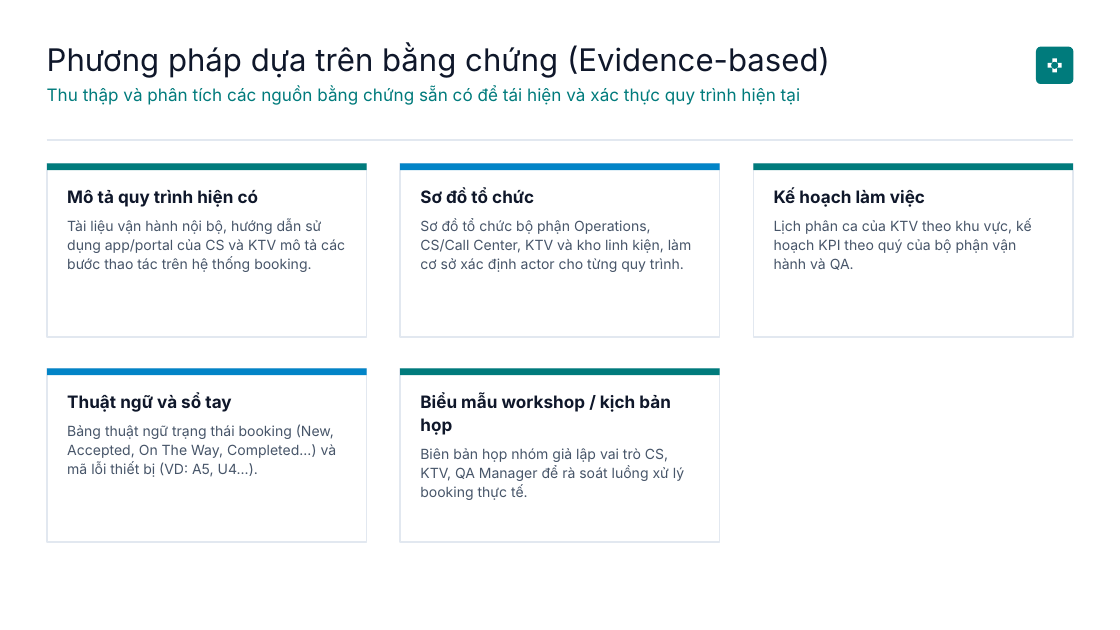
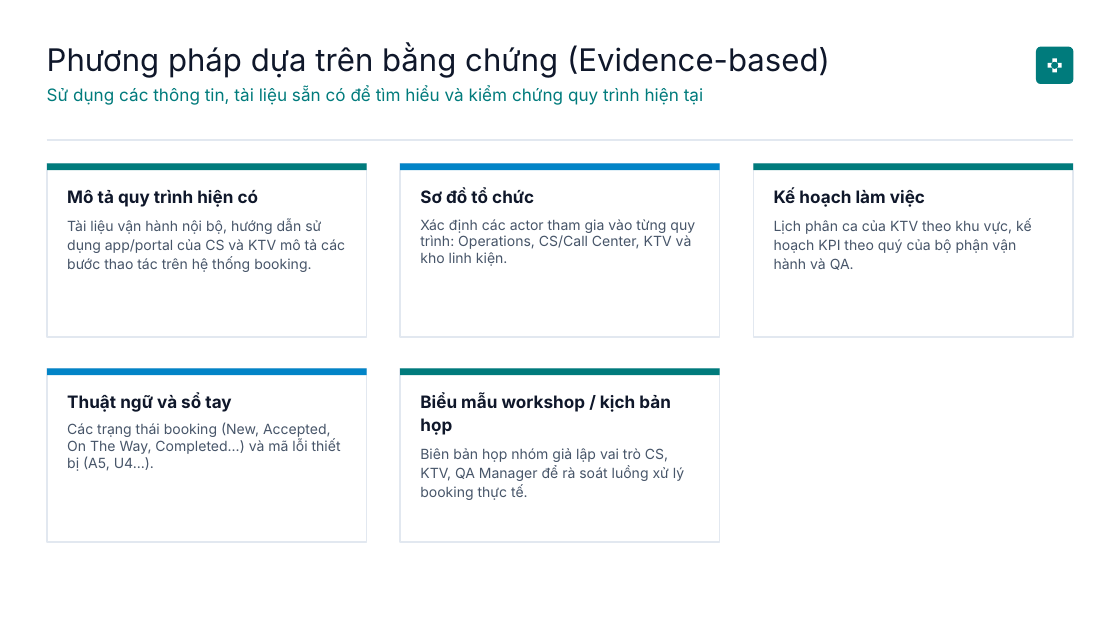
Before and after one commit to ichiroobean/He-thong-quan-ly-quy-trinh-nghiep-vu-nhom-96, a slide deck: slide 16 of Báo cáo Đặt lịch Sửa chữa_ Phân tích & Mô hình hóa Quy trình Nghiệp vụ (Nhóm 14).pptx. Drawn at 1120x630 pixels with LibreOffice and Linux fonts; fonts in the diff are those of the drawing. Boxes give left, top, right and bottom in pixels: in the first picture for what was removed or moved away, otherwise in the second. Text is boxed around its words. In the diff, an @@ line names an element or a change of style, - is before the commit and + after.

Commit message:
modify: Phương pháp thực hiện part

```diff
--- a/Báo cáo Đặt lịch Sửa chữa_ Phân tích & Mô hình hóa Quy trình Nghiệp vụ (Nhóm 14).pptx
+++ b/Báo cáo Đặt lịch Sửa chữa_ Phân tích & Mô hình hóa Quy trình Nghiệp vụ (Nhóm 14).pptx
@@ text at [47,87,703,105]: text changed @@
-Thu thập và phân tích các nguồn bằng chứng sẵn có để tái hiện và xác thực quy trình hiện tại
+Sử dụng các thông tin, tài liệu sẵn có để tìm hiểu và kiểm chứng quy trình hiện tại
@@ text at [420,219,695,266]: text changed @@
-Sơ đồ tổ chức bộ phận Operations, CS/Call Center, KTV và kho linh kiện, làm cơ sở xác định actor cho từng quy trình.
+Xác định các actor tham gia vào từng quy trình: Operations, CS/Call Center, KTV và kho linh kiện.
@@ text at [67,422,341,471]: text changed @@
-Bảng thuật ngữ trạng thái booking (New, Accepted, On The Way, Completed...) và mã lỗi thiết bị (VD: A5, U4...).
+Các trạng thái booking (New, Accepted, On The Way, Completed...) và mã lỗi thiết bị (A5, U4...).
```
Also in this commit, not shown: 7 other slides changed.
